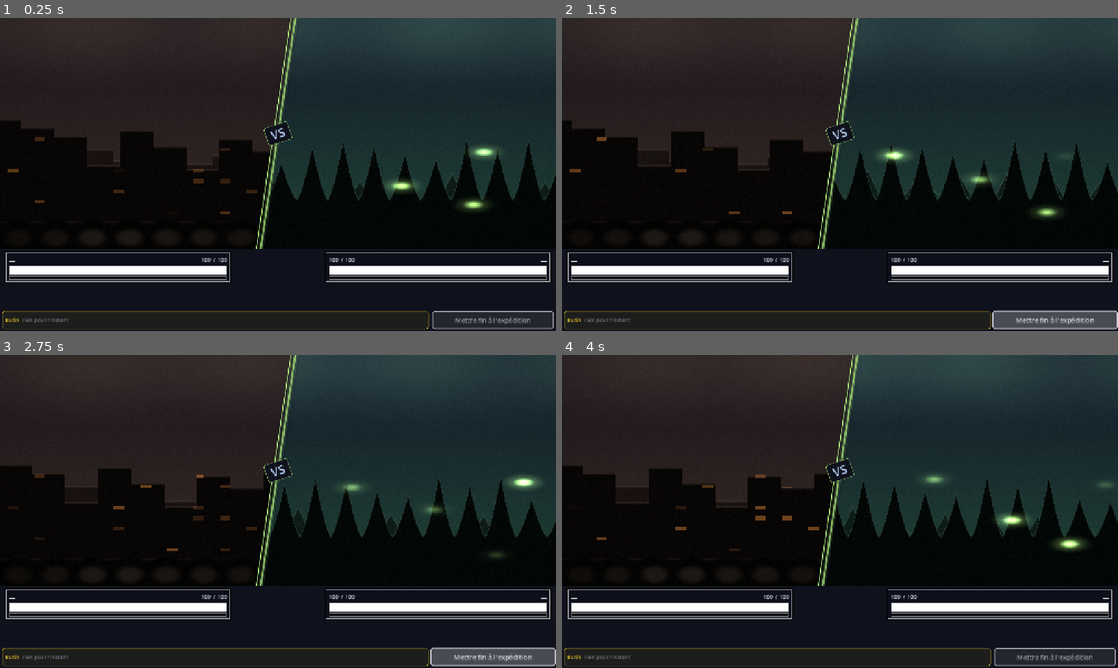
Above: before the commit, frames 1-4 (two rows, left to right).
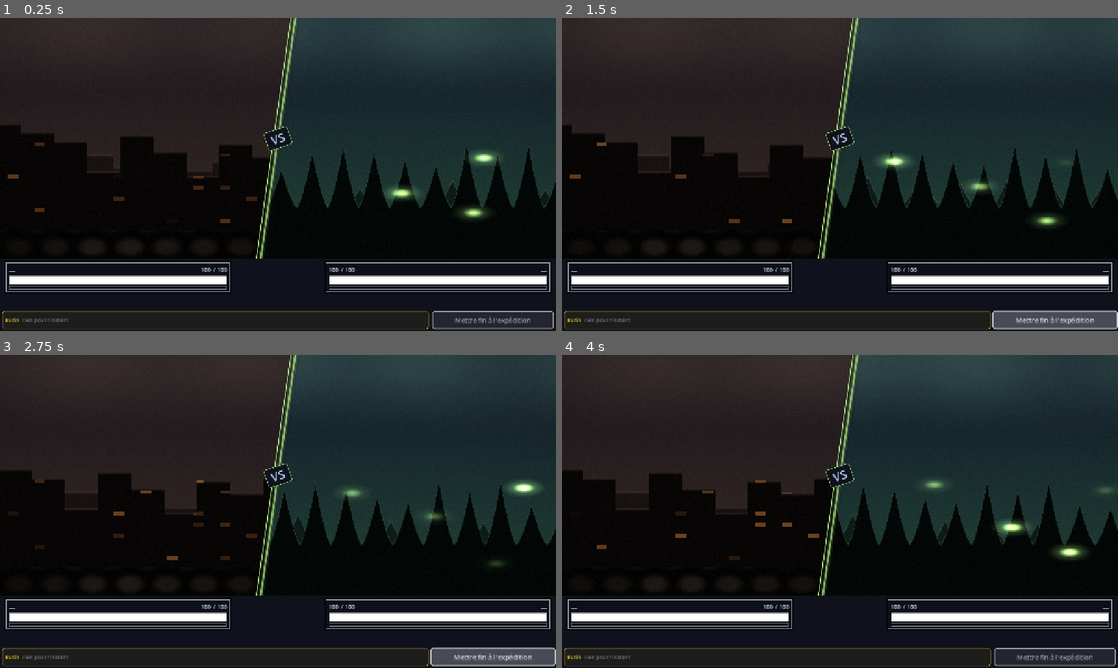
Above: after the commit, the same moments.

Repository: Rhend/Reliquary
Game: Godot game, scene res://scenes/combat/CombatScene.tscn
Two runs of this game, one before a commit and one after it. Both use one fixed random seed, a clock stepped at 60 frames per second and the inputs below. This scene is started directly instead of the project's main scene.
Inputs (mouse positions are in pixels of both pictures, inside the frame that each line leads up to):
- Up to frame 1 (0.25 s): no input
- Up to frame 2 (1.5 s): click (1056, 321) at 0.5 s; click (1056, 321) at 1.25 s
- Up to frame 3 (2.75 s): click (494, 658) at 2 s
- Up to frame 4 (4 s): tap Enter at 2.75, 2.85 s; move the mouse to (962, 495) at 2.77 s; click (962, 495) at 2.92 s; tap Space at 3.02 s; drag from (728, 527) to (812, 574) at 3.52 s

The runs differ from the first frame. In frame 1, 9.9% of the frame differs, in the area x 0-100%, y 3-88%; in frame 2, 9.7%; in frame 3, 9.9%; in frame 4, 10%.

Commit message:
fix(combat-ui): pills bonus/malus collées sous la barre ATB sans espace réservé
Retire la hauteur minimale (20px) de la rangée d'états et met l'écart du
VBox à 0 : tant qu'aucun bonus/malus n'est actif la rangée est vide donc
ne prend aucune place. Les pills apparaissent juste sous la barre ATB.

Co-Authored-By: Claude Opus 4.8 <noreply@anthropic.com>

Diff:
--- a/scripts/combat/CombatScene.gd
+++ b/scripts/combat/CombatScene.gd
@@ -420,7 +420,7 @@
 	var hero_col := VBoxContainer.new()
 	hero_col.size_flags_horizontal = Control.SIZE_EXPAND_FILL
 	hero_col.size_flags_stretch_ratio = 1.0
-	hero_col.add_theme_constant_override("separation", 3)
+	hero_col.add_theme_constant_override("separation", 0)
 	_hero_bar = CombatBar.new()
 	_hero_bar.size_flags_horizontal = Control.SIZE_EXPAND_FILL
 	hero_col.add_child(_hero_bar)
@@ -439,7 +439,7 @@
 	var enemy_col := VBoxContainer.new()
 	enemy_col.size_flags_horizontal = Control.SIZE_EXPAND_FILL
 	enemy_col.size_flags_stretch_ratio = 1.0
-	enemy_col.add_theme_constant_override("separation", 3)
+	enemy_col.add_theme_constant_override("separation", 0)
 	_enemy_bar = CombatBar.new()
 	_enemy_bar.size_flags_horizontal = Control.SIZE_EXPAND_FILL
 	_enemy_bar.mirrored = true
@@ -452,14 +452,13 @@
 	_enemy_name = _enemy_bar.name_label
 	return m
 
-# Rangée de pills d'état sous une barre. Hauteur minimale réservée pour que
-# l'apparition/disparition d'un bonus/malus ne fasse pas sauter la barre.
-# `align_right` cale les pills sous le bord droit (créature miroir).
+# Rangée de pills d'état juste sous la barre ATB. Aucune hauteur réservée :
+# tant qu'aucun bonus/malus n'est présent, la rangée est vide donc plate (zéro
+# place prise). `align_right` cale les pills sous le bord droit (créature miroir).
 func _make_states_row(align_right: bool) -> HBoxContainer:
 	var states := HBoxContainer.new()
 	states.alignment = BoxContainer.ALIGNMENT_END if align_right else BoxContainer.ALIGNMENT_BEGIN
 	states.add_theme_constant_override("separation", 4)
-	states.custom_minimum_size = Vector2(0, 20)
 	states.mouse_filter = Control.MOUSE_FILTER_IGNORE
 	return states
 
